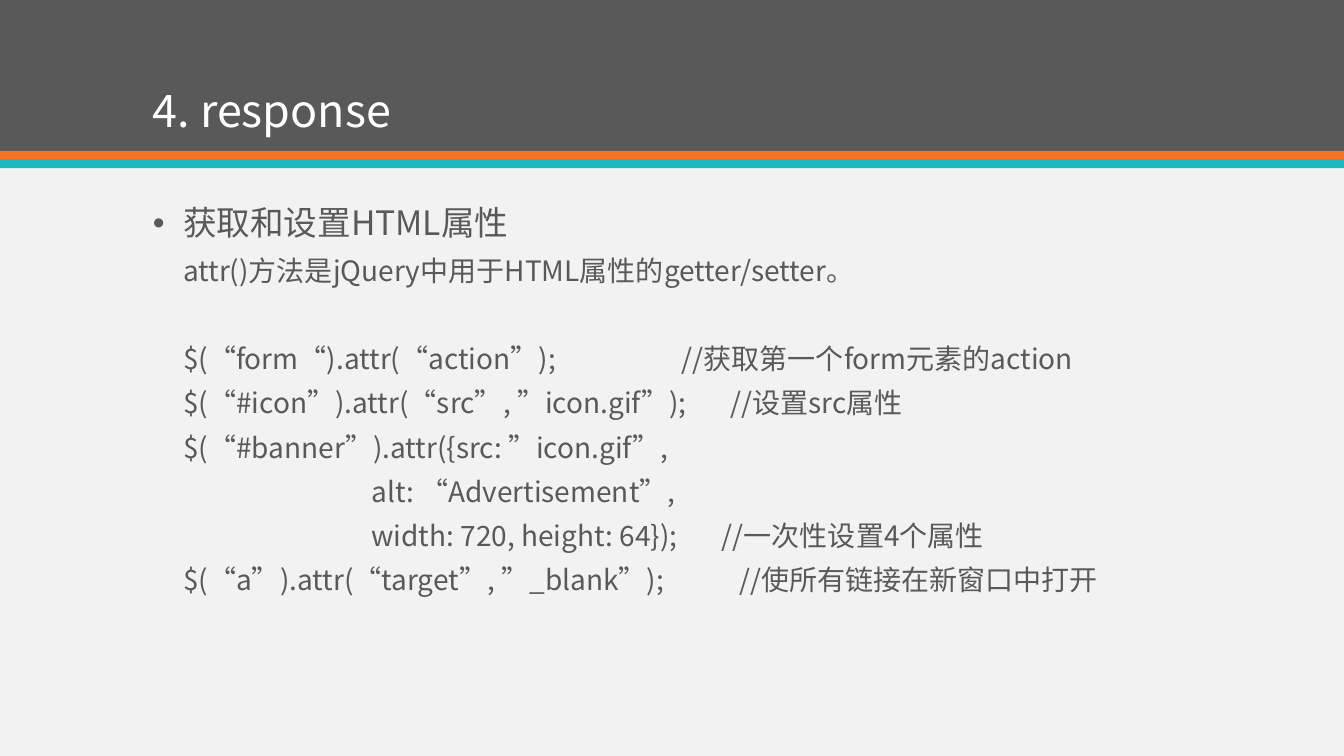
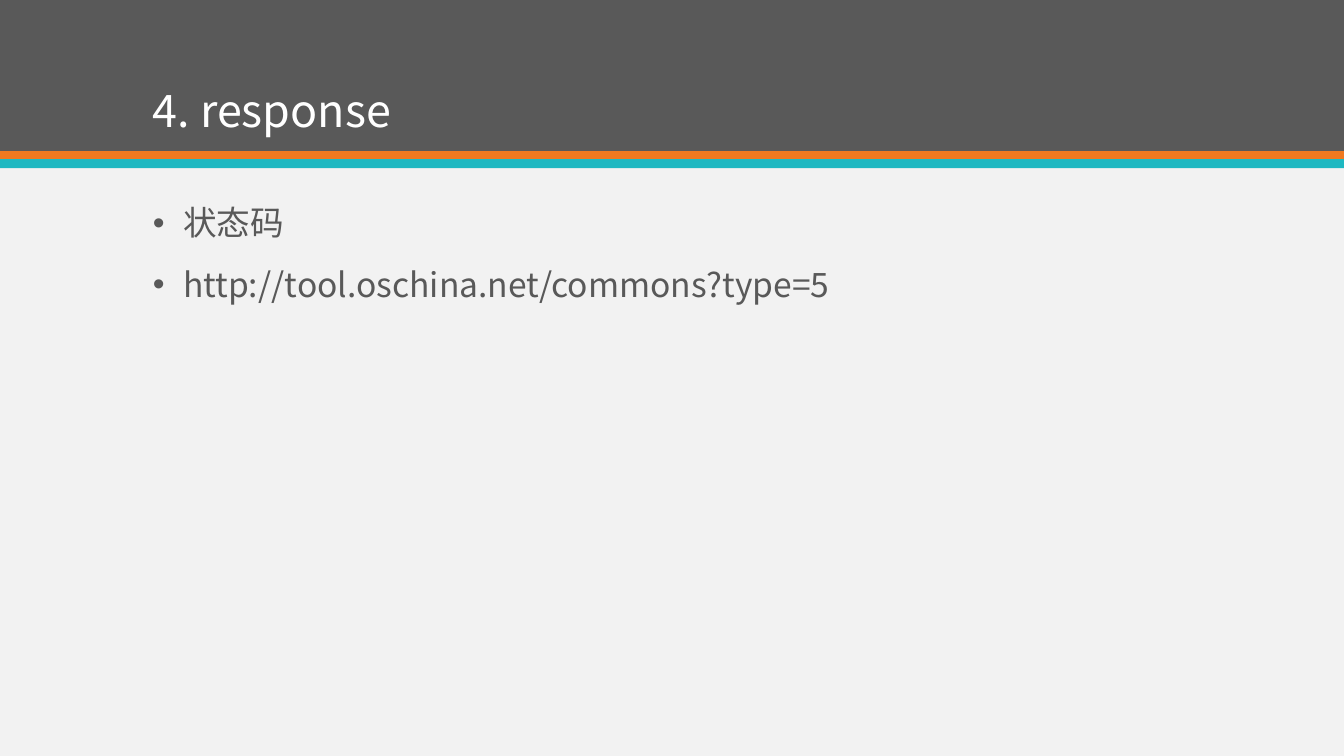
Before and after one commit to eventao/courseware, a slide deck: slide 9 of ppt/http.pptx (slide 13 before the commit). Drawn at 1344x756 pixels with LibreOffice and Linux fonts; fonts in the diff are those of the drawing. Boxes give left, top, right and bottom in pixels: in the first picture for what was removed or moved away, otherwise in the second. Text is boxed around its words. In the diff, an @@ line names an element or a change of style, - is before the commit and + after.

Commit message:
http

```diff
--- a/ppt/http.pptx
+++ b/ppt/http.pptx
@@ text at bbox=[183, 206, 830, 305]: text changed; size 20 to 24 pt @@
-• 获取和设置HTML属性
-  attr()方法是jQuery中用于HTML属性的getter/setter。
-  $(“form“).attr(“action”); //获取第一个form元素的action
-  $(“#icon”).attr(“src”, ”icon.gif”); //设置src属性
-  $(“#banner”).attr({src: ”icon.gif”,
-  alt: “Advertisement”,
-  width: 720, height: 64}); //一次性设置4个属性
-  $(“a”).attr(“target”, ”_blank”); //使所有链接在新窗口中打开
+• 状态码
+• http://tool.oschina.net/commons?type=5
```
Also in this commit, not shown: 4 other slides changed, 4 slides removed, 1 other file.
